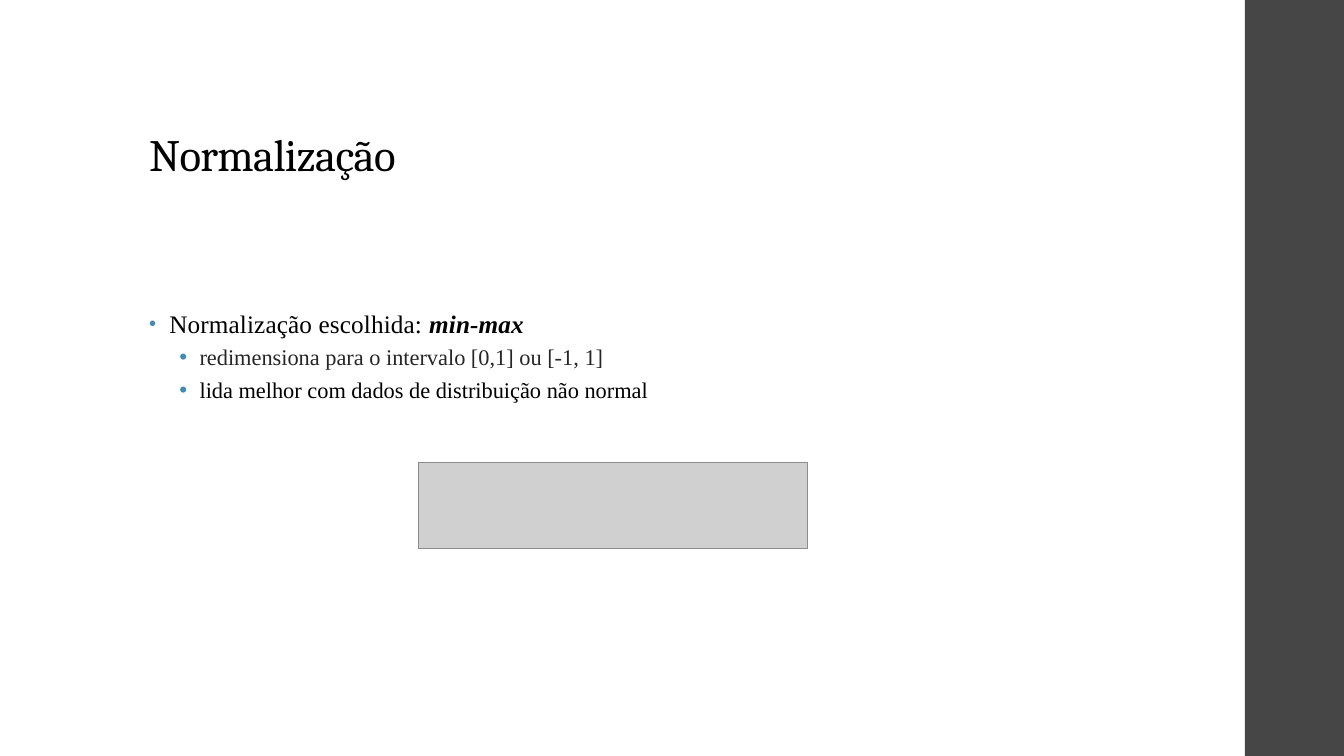
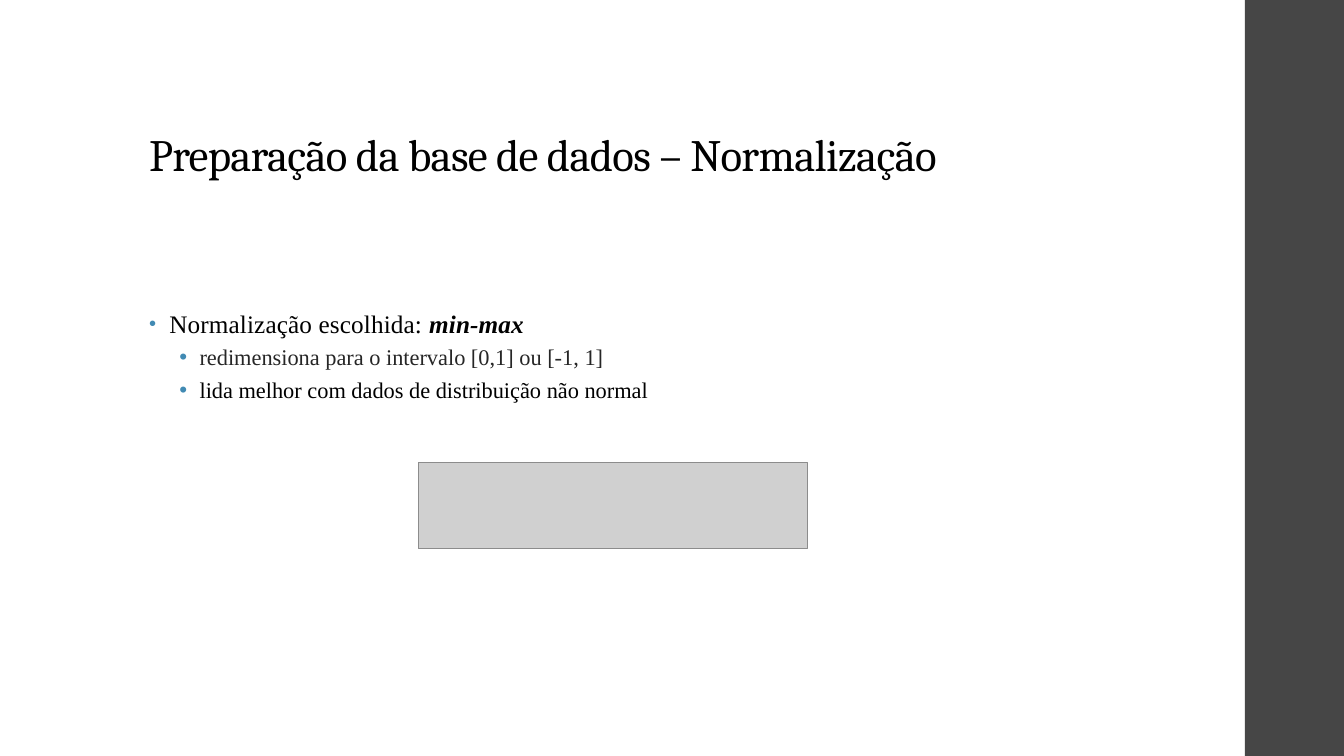
Before and after one commit to ViniPilan/avc-modeling, a slide deck: slide 11 of apresentação.odp (slide 13 before the commit). Drawn at 1344x756 pixels with LibreOffice and Linux fonts; fonts in the diff are those of the drawing; grey boxes stand for pictures. Boxes give left, top, right and bottom in pixels: in the first picture for what was removed or moved away, otherwise in the second. Text is boxed around its words. In the diff, an @@ line names an element or a change of style, - is before the commit and + after.

```diff
--- a/apresentação.odp
+++ b/apresentação.odp
@@ title at bbox=[149, 140, 936, 181]: text changed @@
-Normalização
+Preparação da base de dados – Normalização
```
Also in this commit, not shown: 9 other slides changed, 5 slides added, 8 slides removed, 2 other files.
